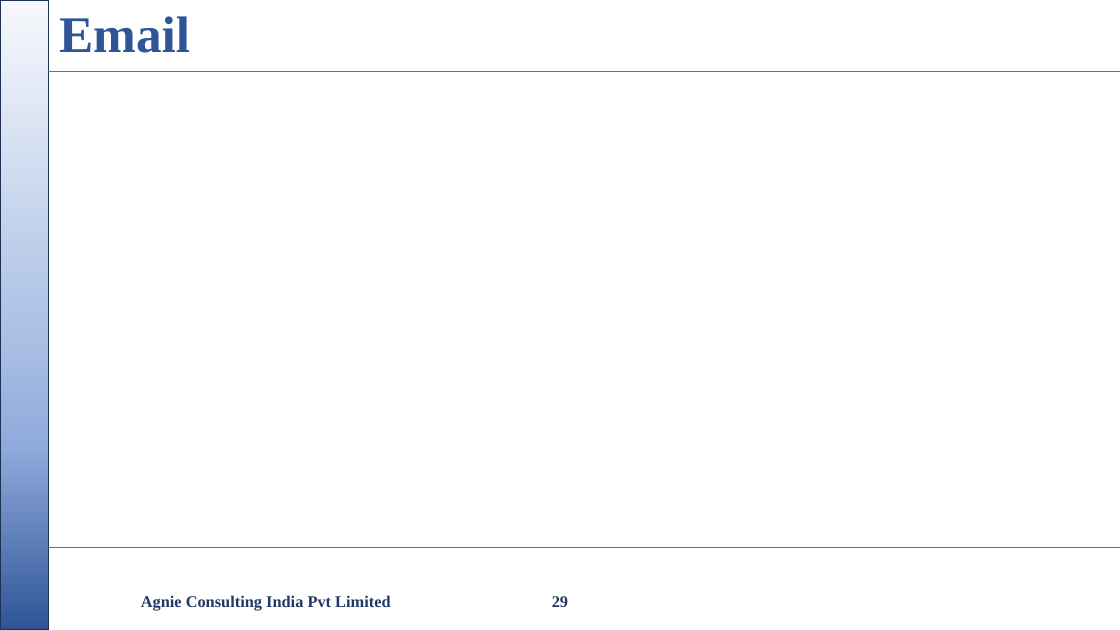
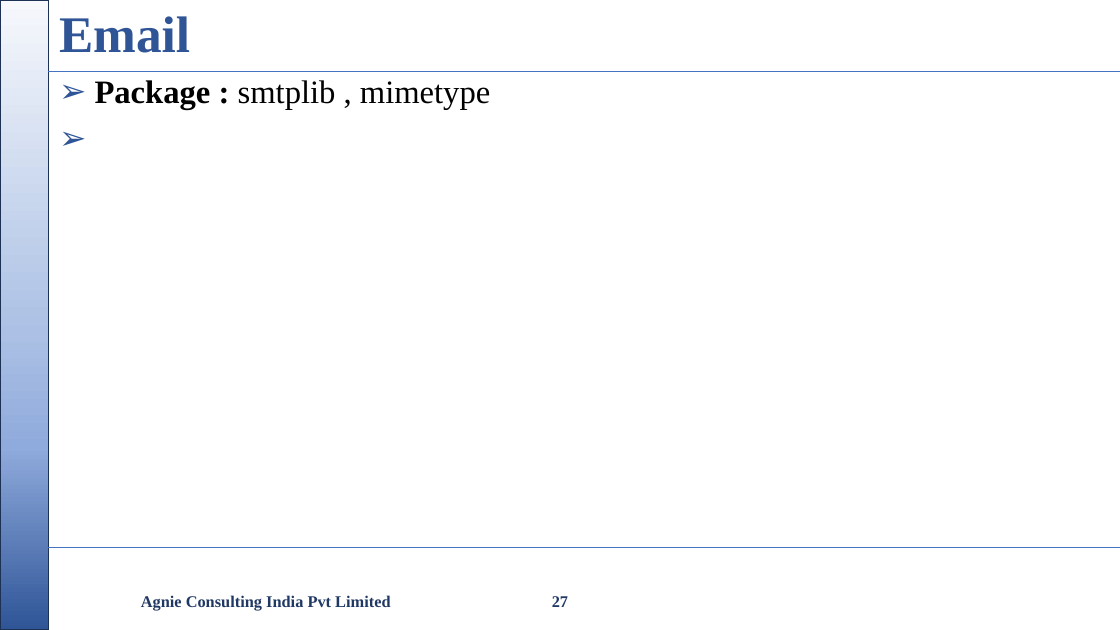
Before and after one commit to nikishdaniel1-del/Python-Cls, a slide deck: slide 27 of python class/Python Class.pptx (slide 29 before the commit). Drawn at 1120x630 pixels with LibreOffice and Linux fonts; fonts in the diff are those of the drawing; background and template pictures are left out. Boxes give left, top, right and bottom in pixels: in the first picture for what was removed or moved away, otherwise in the second. Text is boxed around its words. In the diff, an @@ line names an element or a change of style, - is before the commit and + after.

```diff
--- a/python class/Python Class.pptx
+++ b/python class/Python Class.pptx
@@ text added at bbox=[95, 80, 490, 110], 28 pt, text #000000 @@
+➢ Package : smtplib , mimetype
@@ page number at bbox=[552, 596, 568, 607]: text changed @@
-29
+27
```
Also in this commit, not shown: 5 other slides changed, 2 slides added, 4 other files.
